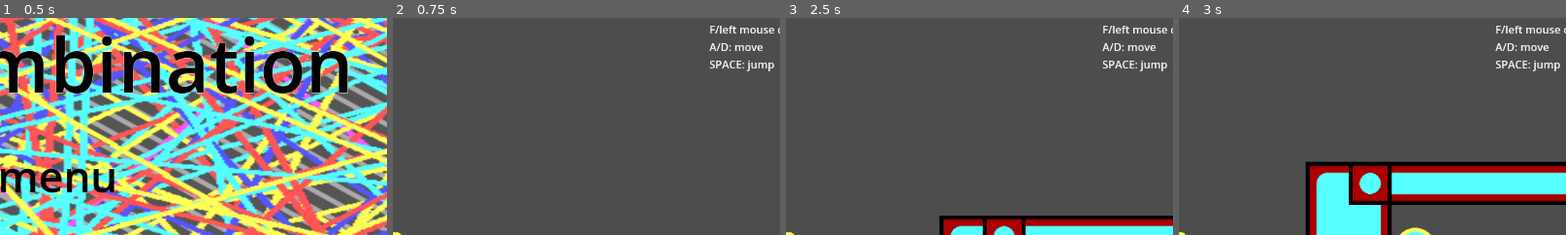
Above: before the commit, frames 1-4 (left to right).
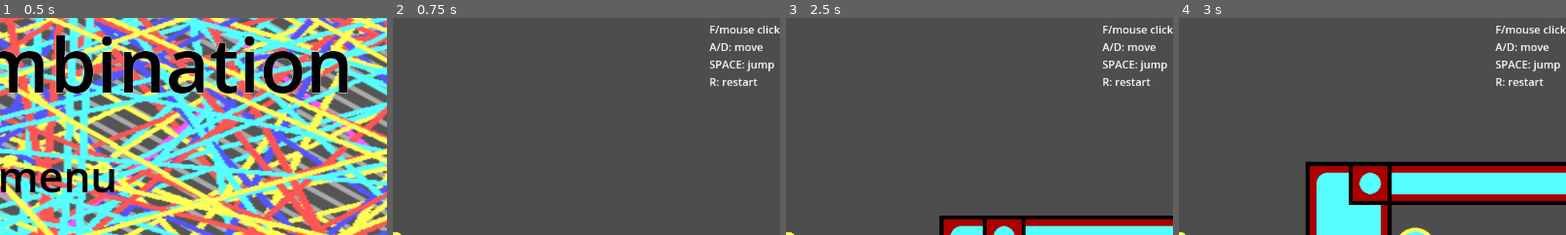
Above: after the commit, the same moments.

Repository: icvara/IMPROGAMEJAM
Game: Godot game, scene res://Menus.tscn
Same seed, same stepped clock (60 frames per second), same inputs: the game is played once before the commit and once after it.
Inputs (mouse positions are % of the whole screen's width and height, from its top left):
- Up to frame 1 (0.5 s): no input
- Up to frame 2 (0.75 s): click "START" at 0.5 s
- Up to frame 3 (2.5 s): tap Enter at 1.25 s; move the mouse to (72, 45) at 1.27 s; hold D (right) from 1.28 s (still down); tap Space (jump) at 1.35, 1.52, 1.82, 2.27, 2.3 s; move the mouse to (30, 55) at 2.02 s; tap F (absorb) at 2.1 s
- Up to frame 4 (3 s): tap Space (jump) at 2.57, 2.85 s; move the mouse to (60, 28) at 2.77 s; release D (right) at 2.78 s; hold A (left) from 2.78 s (still down)
The pictures show only the part of the screen within x 50-100%, y 1-51%; the shares and areas given below are measured in that part.

Frame 1 is identical in both runs. In frame 2, 0.5% of the frame differs, in the area x 81-100%, y 3-32%; in frame 3, 0.5%; in frame 4, 0.5%.

Commit message:
tzjfgjhfgjh

Diff:
--- a/impro_gamejam/Player/player.tscn
+++ b/impro_gamejam/Player/player.tscn
@@ -222,8 +222,9 @@
 offset_top = -310.0
 offset_right = 568.0
 offset_bottom = -235.0
-text = "F/left mouse click: platform
+text = "F/mouse click: platform
 A/D: move
-SPACE: jump"
+SPACE: jump
+R: restart"
 
 [connection signal="body_entered" from="Area2D" to="." method="_on_area_2d_body_entered"]
